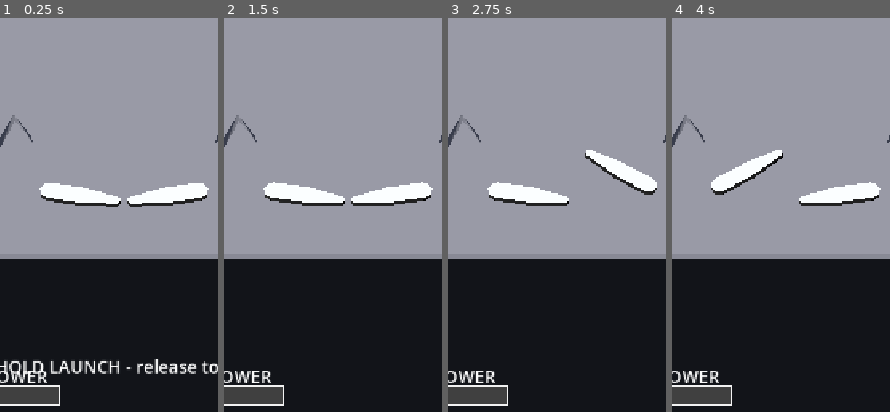
Above: before the commit, frames 1-4 (left to right).
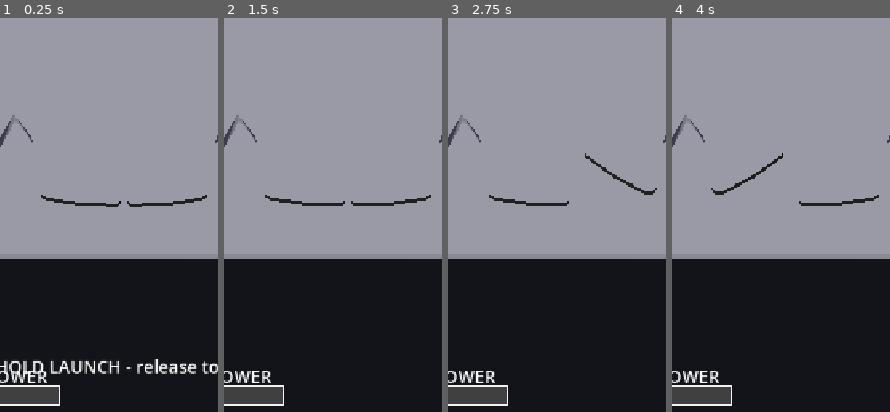
Above: after the commit, the same moments.

Repository: Synthetic-Virus/pinball-game
Game: Godot game, scene res://scenes/Table.tscn
Same seed, same stepped clock (60 frames per second), same inputs: the game is played once before the commit and once after it.
Inputs (mouse positions are % of the whole screen's width and height, from its top left):
- Up to frame 1 (0.25 s): no input
- Up to frame 2 (1.5 s): tap Enter at 0.5 s; move the mouse to (74, 45) at 0.52 s; hold D (right_flipper) 0.53-1.25 s; hold Space (launch) 0.53-1.25 s; click (74, 45) at 0.67 s; drag from (31, 55) to (46, 70) at 1.27 s
- Up to frame 3 (2.75 s): tap Space (launch) at 2 s; move the mouse to (61, 28) at 2.02 s; hold D (right_flipper) from 2.03 s (still down); hold Shift from 2.03 s (still down)
- Up to frame 4 (4 s): release D (right_flipper) at 2.75 s; release Shift at 2.75 s; drag from (46, 70) to (20, 35) at 2.77 s; tap Enter at 3.5 s; move the mouse to (82, 65) at 3.52 s; hold A (left_flipper) from 3.53 s (still down); tap Ctrl at 3.6 s
The pictures show only the part of the screen within x 23-73%, y 50-100%; the shares and areas given below are measured in that part.

The runs differ from the first frame. In frame 1, 2.4% of the frame differs, in the area x 17-96%, y 41-48%; in frame 2, 2.4%; in frame 3, 2.3%; in frame 4, 2.4%.

Commit message:
fix(physics): flipper rubber-top normals face +Y; slingshot kick-dir formatting
Playtest fixes 2, physics-programmer half:

Fix 2 (flipper white rubber top): the rubber-top cap was wound to face -Y on
BOTH bats, not just the mirrored right one. The scaffold's _emit_tri handedness
flip only kept the two bats CONSISTENT with each other; both still faced down.
Two winding concerns are now separated and both fixed in _build_bat_mesh:
  (A) handedness: flip_winding swaps every triangle on the mirrored right bat so
      it matches the left (the scaffold's concern).
  (B) absolute orientation: a CCW X-Z outline fan faces -Y, so the TOP cap is now
      emitted REVERSED to face +Y (the visible up face) and the BOTTOM cap forward
      to face -Y.
Verified by geometry oracle matching test_flipper_rubber_top.gd: both bats' top
caps now have a POSITIVE average normal Y. No change to the force/hinge/return
drive, BAT_MASS/BAT_BOUNCE, the bat CCD, or the collider hull.

Fix 3 (slingshot triangles): the triangular ConvexPolygonShape3D body + mesh +
mirrored handedness + padded/yawed detector (BUG-018 corner guarantee) were
already implemented in the scaffold and verified correct against test_slingshot.gd
and test_active_kicker_no_tunneling.gd (centerline ball contacts the yawed solid
at z=-2.78, well before the tunnel threshold; kick caps at KICK_MAX_OUTGOING_SPEED).
Only reworked the kick-dir normalize into a typed local so gdformat stops
producing '. normalized()'.

All four owned files (flipper, slingshot, ball, active_kicker overrides) gdlint
clean; flipper/slingshot/ball gdformat clean.

Co-Authored-By: Claude Opus 4.8 <noreply@anthropic.com>

Diff:
--- a/scripts/flipper.gd
+++ b/scripts/flipper.gd
@@ -99,7 +99,7 @@
 ## BLACK body + WHITE rubber TOP surface (DESIGN/ARCHITECTURE.md 11.3: a 2-tone gray-box look only;
 ## the kenney.nl CC0 art pass is LATER and must NOT block this slice). The white top is a VISUAL cue
 ## for the rubber surface; the rubber FEEL stays BAT_BOUNCE 0.70 (the PhysicsMaterial, unchanged).
-const BODY_COLOR: Color = Color(0.05, 0.05, 0.05)   ## Near-black bat body.
+const BODY_COLOR: Color = Color(0.05, 0.05, 0.05)  ## Near-black bat body.
 const RUBBER_TOP_COLOR: Color = Color(0.92, 0.92, 0.92)  ## White rubber top cap.
 ## Bat restitution: the RUBBER SLEEVE. DESIGN must-feel #3 / "RUBBER THAT REBOUNDS": a ball striking
 ## the flipper face rebounds with a live, slightly-springy feel (a rubber-sleeved bat), not off a
@@ -205,9 +205,9 @@
 	# Build a basis whose Z column is the hinge axis (+Y local). X stays X; Y becomes -Z so the
 	# basis is right-handed and orthonormal.
 	_hinge.transform = Transform3D(
-		Vector3(1.0, 0.0, 0.0),   # local X
+		Vector3(1.0, 0.0, 0.0),  # local X
 		Vector3(0.0, 0.0, -1.0),  # local Y
-		Vector3(0.0, 1.0, 0.0),   # local Z == hinge axis == surface normal
+		Vector3(0.0, 1.0, 0.0),  # local Z == hinge axis == surface normal
 		Vector3.ZERO,
 	)
 	add_child(_hinge)
@@ -356,7 +356,7 @@
 	var base_half: float = TableConfig.FLIPPER_WIDTH * 0.5
 	var tip_half: float = base_half * TIP_WIDTH_FRACTION
 	var taper_x: float = fl * TAPER_START_FRACTION  ## Full width up to here, then narrow to the tip.
-	var tip_x: float = fl - tip_half                 ## The rounded tip cap is centered here.
+	var tip_x: float = fl - tip_half  ## The rounded tip cap is centered here.
 
 	# Build the two long edges as (x, +/-half_width) pairs, full width to taper_x then narrowing to
 	# tip_half at the tip cap center. We then add rounded end caps (pivot + tip) as arcs.
@@ -432,21 +432,26 @@
 ## the white RUBBER TOP cap (the up-facing face) - the 2-tone gray-box look (DESIGN/ARCH 11.3).
 ##
 ## hand_sign (+1 left, -1 right): the outline was X-mirrored upstream for the right bat, which
-## REVERSES its perimeter winding order. The cap/side windings below assume the +X order, so
-## for the mirrored bat we must FLIP each triangle's winding to keep the normals facing the SAME way
-## (top cap up +Y, sides outward, bottom cap down -Y). Without this the right bat's WHITE rubber top
-## faces DOWN and is culled, so the right flipper renders all black (SLICE "Playtest fixes 2").
-##
-## TODO(physics-programmer): implement the winding correction. The agreed approach: when hand_sign <
-## 0, emit each triangle with its two non-apex vertices SWAPPED (reverse winding) for all 3 parts
-## (side quads, bottom cap, top cap), OR equivalently set the top/body materials' cull_mode to
-## DISABLED so the rubber top is visible from both faces. Prefer the winding fix (keeps correct
-## lighting normals). The structural test (tests/test_flipper_rubber_top.gd) asserts BOTH bats carry
-## the RUBBER_TOP_COLOR surface AND that the top cap faces +Y on the right bat as on the left.
+## REVERSES its perimeter winding order. The cap/side windings below assume the +X (left) order, so
+## for the mirrored bat we FLIP each triangle's winding (via _emit_tri's flip flag) to keep the
+## normals facing the SAME way as the left bat (top cap up +Y, sides outward, bottom cap down -Y).
+## Without this the right bat's WHITE rubber top faces DOWN and is culled, so the right flipper
+## renders all black (the developer's report, SLICE "Playtest fixes 2", fix 2).
+##
+## TWO SEPARATE WINDING CONCERNS, both fixed here (physics-programmer, 2026-06-20):
+##   (A) HANDEDNESS: hand_sign < 0 reverses the perimeter, so flip_winding swaps every triangle on
+##       the mirrored bat. This makes the RIGHT bat's caps/sides face the SAME way as the LEFT bat.
+##   (B) ABSOLUTE ORIENTATION: the outline is wound CCW in the X-Z plane, and a CCW X-Z loop's
+##       cap normal (via SurfaceTool.generate_normals' (v1-v0)x(v2-v0)) points -Y, NOT +Y. So the
+##       naive fan order (outline[0], i, i+1) at +half_h faces the top cap DOWN. We therefore emit
+##       the TOP cap REVERSED (outline[0], i+1, i) so its normal faces +Y (the visible up face the
+##       camera sees), and the BOTTOM cap in forward order so it faces -Y. (A) was the only concern
+##       the scaffold addressed; (B) is the deeper one the structural-test oracle exposed: it
+##       asserts the top cap's average normal Y is POSITIVE on BOTH bats (test_flipper_rubber_top),
+##       which the naive order fails on the LEFT bat too. Both fixes make BOTH rubber tops face up.
 func _build_bat_mesh(outline: PackedVector2Array, height: float, hand_sign: float) -> ArrayMesh:
-	# WHY this flag exists: it is the one switch the winding correction keys off. Reference it so the
-	# scaffold compiles and gdlint does not flag an unused parameter; the physics-programmer wires the
-	# actual per-triangle winding swap (or cull-disable) against it where the triangles are emitted.
+	# Concern (A): the mirrored (right) bat has a reversed perimeter, so flip every triangle's winding
+	# to keep its normals facing the same direction as the left bat's. _emit_tri does the swap.
 	var flip_winding: bool = hand_sign < 0.0
 	var half_h: float = height * 0.5
 	var mesh := ArrayMesh.new()
@@ -466,13 +471,15 @@
 		# Two triangles per side quad (wound so the normal faces outward).
 		_emit_tri(st_body, a_top, a_bot, b_top, flip_winding)
 		_emit_tri(st_body, b_top, a_bot, b_bot, flip_winding)
-	# Bottom cap (fan from the first point), wound to face down (-Y).
+	# Bottom cap (fan from the first point), wound to face DOWN (-Y). The outline is CCW in X-Z, whose
+	# fan in FORWARD order (0, i, i+1) at -half_h faces -Y - exactly what a bottom cap wants - so we do
+	# NOT reverse it here (contrast the top cap below, which is reversed to face +Y). See concern (B).
 	for i in range(1, n - 1):
 		_emit_tri(
 			st_body,
 			Vector3(outline[0].x, -half_h, outline[0].y),
+			Vector3(outline[i].x, -half_h, outline[i].y),
 			Vector3(outline[i + 1].x, -half_h, outline[i + 1].y),
-			Vector3(outline[i].x, -half_h, outline[i].y),
 			flip_winding
 		)
 	st_body.generate_normals()
@@ -482,14 +489,18 @@
 	st_body.commit(mesh)
 
 	# --- Surface 1: WHITE RUBBER TOP cap (the up-facing face). ---
+	# Wound to face UP (+Y) - the face the top-down camera sees. The outline is CCW in X-Z, whose fan
+	# in FORWARD order (0, i, i+1) at +half_h faces -Y (concern (B) above), so we emit the top cap
+	# REVERSED (0, i+1, i) so its normal points +Y. test_flipper_rubber_top.gd asserts this (the cap's
+	# average normal Y must be POSITIVE on both bats); the naive forward order failed it on BOTH sides.
 	var st_top := SurfaceTool.new()
 	st_top.begin(Mesh.PRIMITIVE_TRIANGLES)
 	for i in range(1, n - 1):
 		_emit_tri(
 			st_top,
 			Vector3(outline[0].x, half_h, outline[0].y),
+			Vector3(outline[i + 1].x, half_h, outline[i + 1].y),
 			Vector3(outline[i].x, half_h, outline[i].y),
-			Vector3(outline[i + 1].x, half_h, outline[i + 1].y),
 			flip_winding
 		)
 	st_top.generate_normals()
--- a/scripts/slingshot.gd
+++ b/scripts/slingshot.gd
@@ -56,10 +56,10 @@
 	_height = TableConfig.SLINGSHOT_HEIGHT
 	points = TableConfig.SLINGSHOT_SCORE
 	# The kick direction is the load-bearing "into play, never the drain" guarantee. Pick per side.
-	_kick_dir = (
-		TableConfig.SLINGSHOT_RIGHT_KICK_DIR if _mirrored
-		else TableConfig.SLINGSHOT_LEFT_KICK_DIR
-	).normalized()
+	var raw_dir: Vector3 = (
+		TableConfig.SLINGSHOT_RIGHT_KICK_DIR if _mirrored else TableConfig.SLINGSHOT_LEFT_KICK_DIR
+	)
+	_kick_dir = raw_dir.normalized()
 
 
 ## FIXED kick: always the face normal into play, independent of the contact point (ball_pos unused).
@@ -114,16 +114,16 @@
 ## fan/winding is consistent. Three (x, z) points.
 func _triangle_outline() -> PackedVector2Array:
 	var half_l: float = _length * 0.5
-	var face_z: float = _thickness * 0.5            ## the kicking face sits at +Z (its normal is +Z).
-	var apex_z: float = -TRIANGLE_BACK_DEPTH         ## the apex points back, away from play.
+	var face_z: float = _thickness * 0.5  ## the kicking face sits at +Z (its normal is +Z).
+	var apex_z: float = -TRIANGLE_BACK_DEPTH  ## the apex points back, away from play.
 	# Apex X offset per handedness: a real slingshot's apex sits toward the OUTER (side-wall) end. The
 	# mirror flips which end. hand_sign is +1 for the left sling, -1 for the right (mirror).
 	var hand_sign: float = -1.0 if _mirrored else 1.0
 	var apex_x: float = half_l * hand_sign
 	var pts := PackedVector2Array()
-	pts.append(Vector2(-half_l, face_z))   ## A: kicking-face end 1
-	pts.append(Vector2(half_l, face_z))    ## B: kicking-face end 2
-	pts.append(Vector2(apex_x, apex_z))    ## C: apex (back, offset per side)
+	pts.append(Vector2(-half_l, face_z))  ## A: kicking-face end 1
+	pts.append(Vector2(half_l, face_z))  ## B: kicking-face end 2
+	pts.append(Vector2(apex_x, apex_z))  ## C: apex (back, offset per side)
 	return pts
 
 
